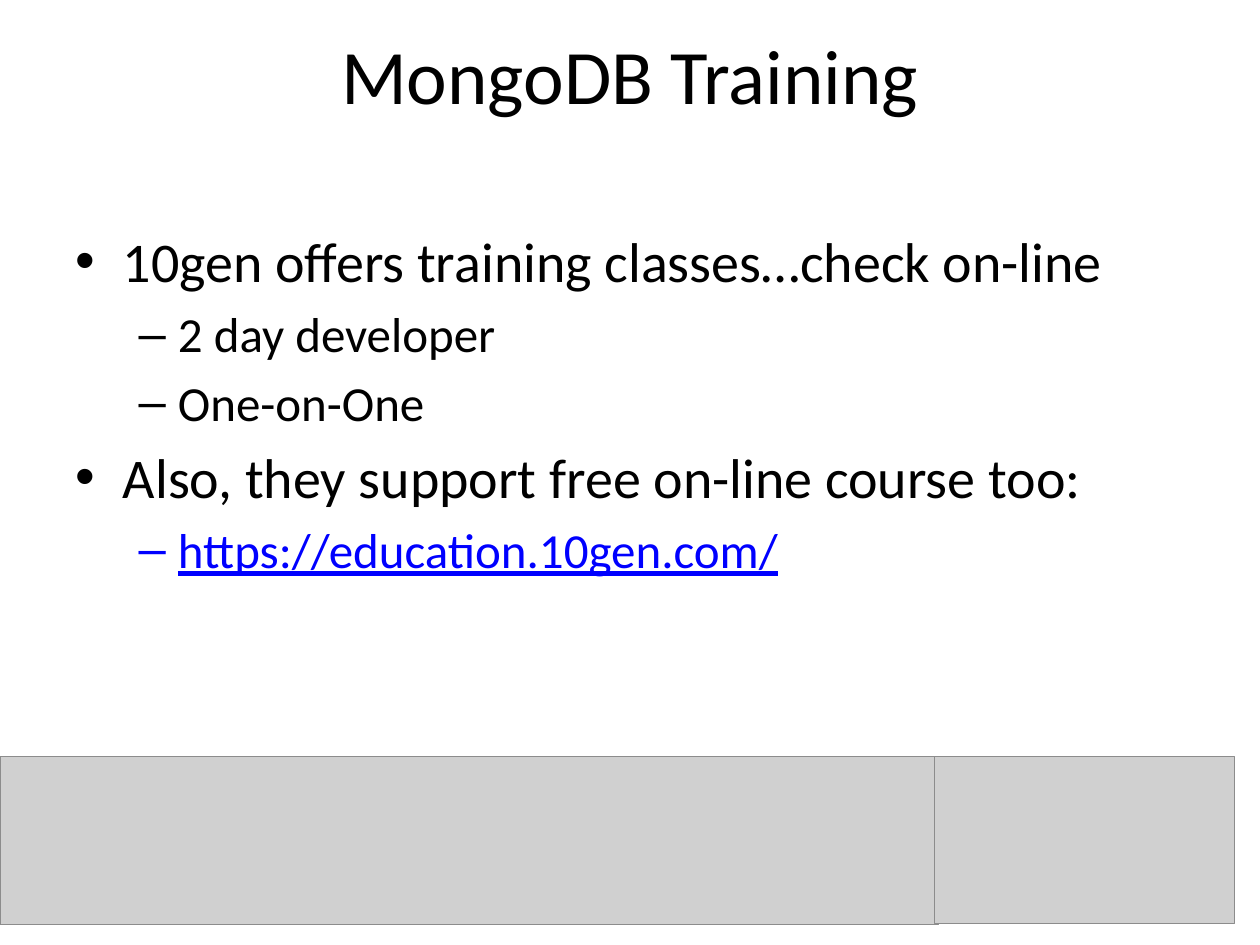
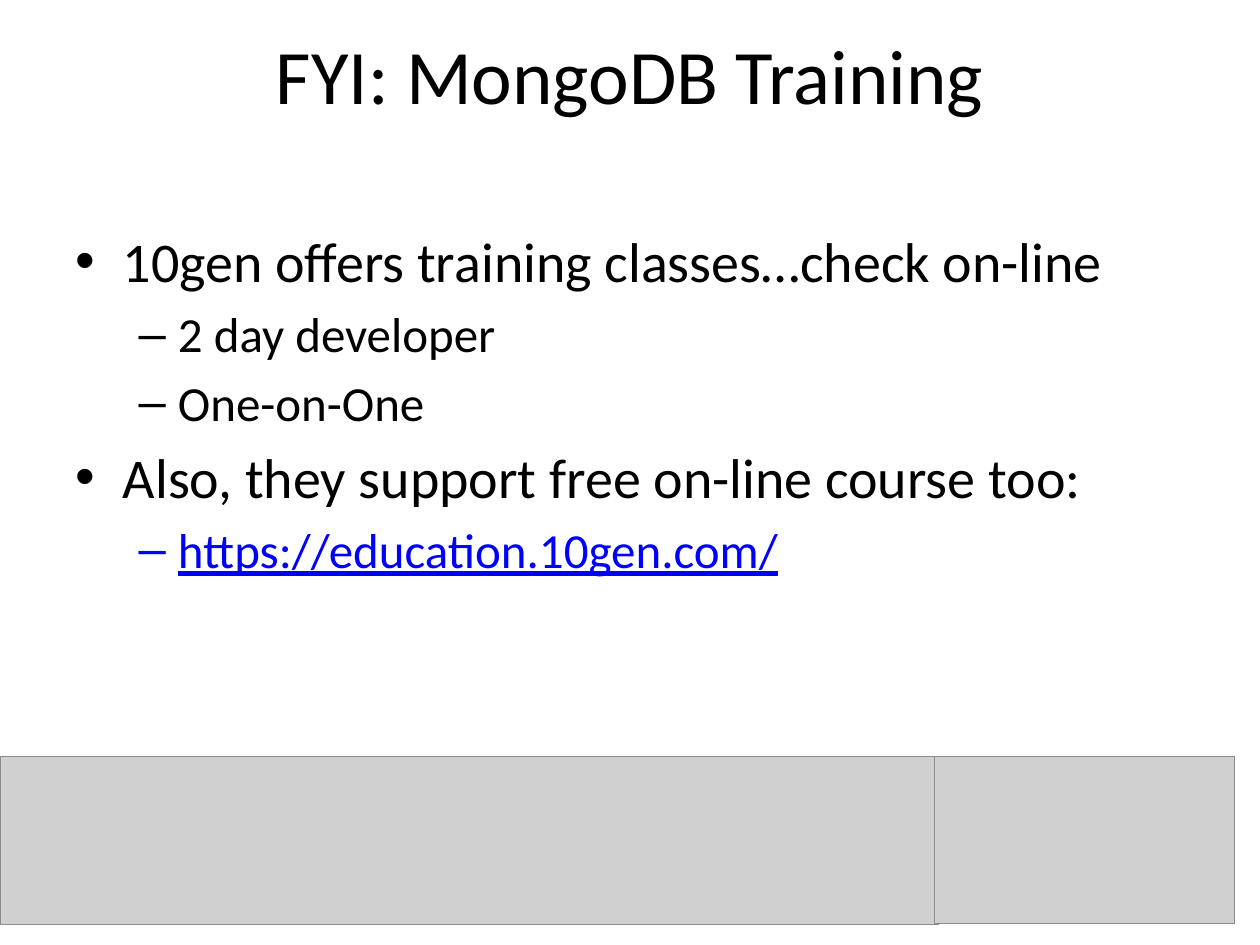
Before and after one commit to r2ad/planeBigData, a slide deck: slide 25 of nosql/mongodb/MongoDB-Introduction-R2AD-23July2013.pptx. Drawn at 1260x945 pixels with LibreOffice and Linux fonts; fonts in the diff are those of the drawing; grey boxes stand for pictures. Boxes give left, top, right and bottom in pixels: in the first picture for what was removed or moved away, otherwise in the second. Text is boxed around its words. In the diff, an @@ line names an element or a change of style, - is before the commit and + after.

```diff
--- a/nosql/mongodb/MongoDB-Introduction-R2AD-23July2013.pptx
+++ b/nosql/mongodb/MongoDB-Introduction-R2AD-23July2013.pptx
@@ title at (x1=276, y1=51, x2=983, y2=118): text changed @@
-MongoDB Training
+FYI: MongoDB Training
```
Also in this commit, not shown: 7 other slides changed, 1 other file.
